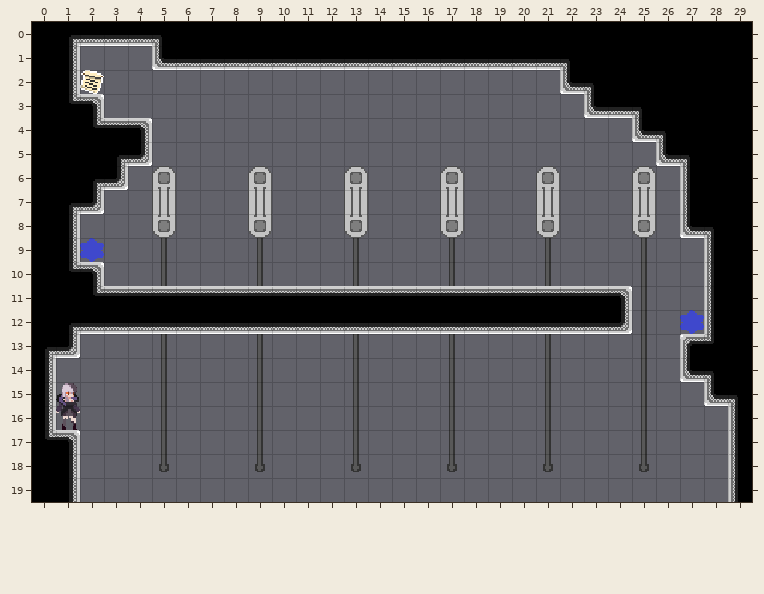
Tiled map -- Assets/maps/BookmarkLevels/2 - Lower Class Rooms/1 - TimestopTutorial.tmx. The picture above is the old version.
Cells are 16x16 px. Shown: x 0..29, y 0..19.
After:
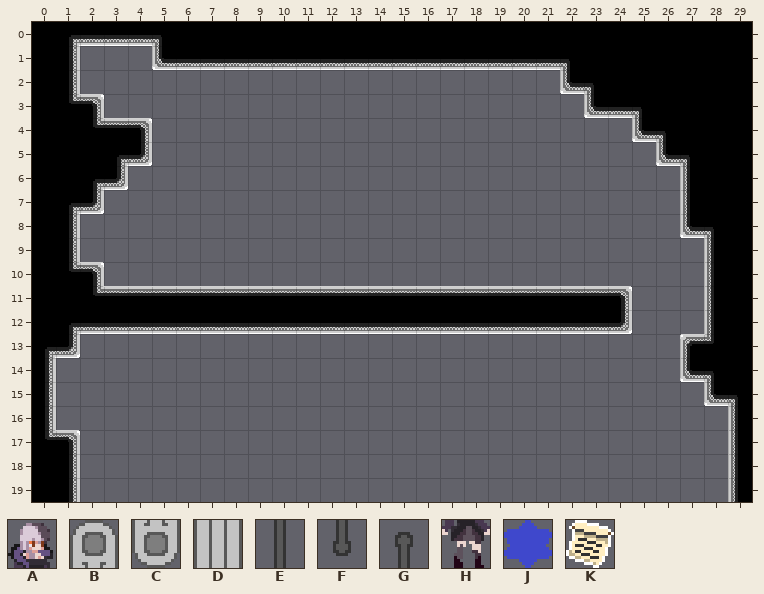
Key: from "PlaceholderSprites": A 0, B 11 flipped on the diagonal, C 11 turned 270, D 12 flipped on the diagonal, E 13 turned 270, F 14 flipped on the diagonal, G 14 turned 270, H 15, J 27, K 55.
_ is an empty cell.
Tiles replaced or removed in this view: A, B, C, D, E, F, G, H, J, K.
Diff:
Changed rows in their new state; . is an unchanged cell.
Layer "bkg_close":
first column x 5:
 6 _..._..._..._..._..._
 7 _..._..._..._..._..._
 8 _..._..._..._..._..._
 9 _..._..._..._..._..._
10 _..._..._..._..._..._
11 ...................._
12 ...................._
13 _..._..._..._..._..._
14 _..._..._..._..._..._
15 _..._..._..._..._..._
16 _..._..._..._..._..._
17 _..._..._..._..._..._
18 ...._..._..._..._..._
Layer "ground":
first column x 2:
 2 _
first column x 1:
 6 ...._..._..._..._..._..._..
 7 ...._..._..._..._..._..._..
 8 ...._..._..._..._..._..._..
 9 ._.........................
12 .........................._
15 _..........................
16 _..........................
18 ...._......................
